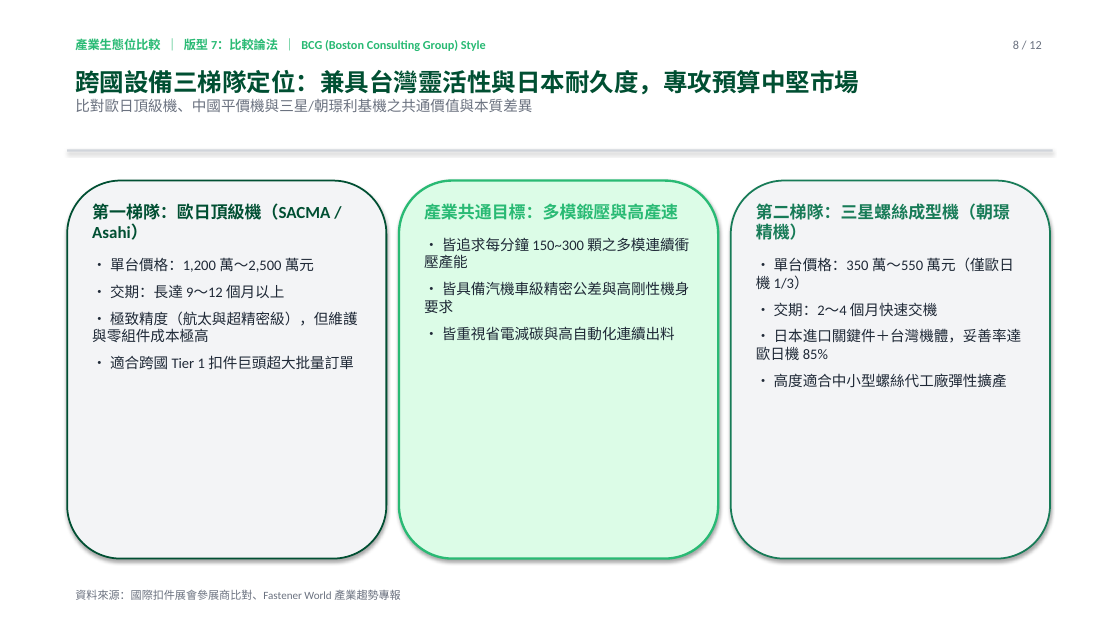
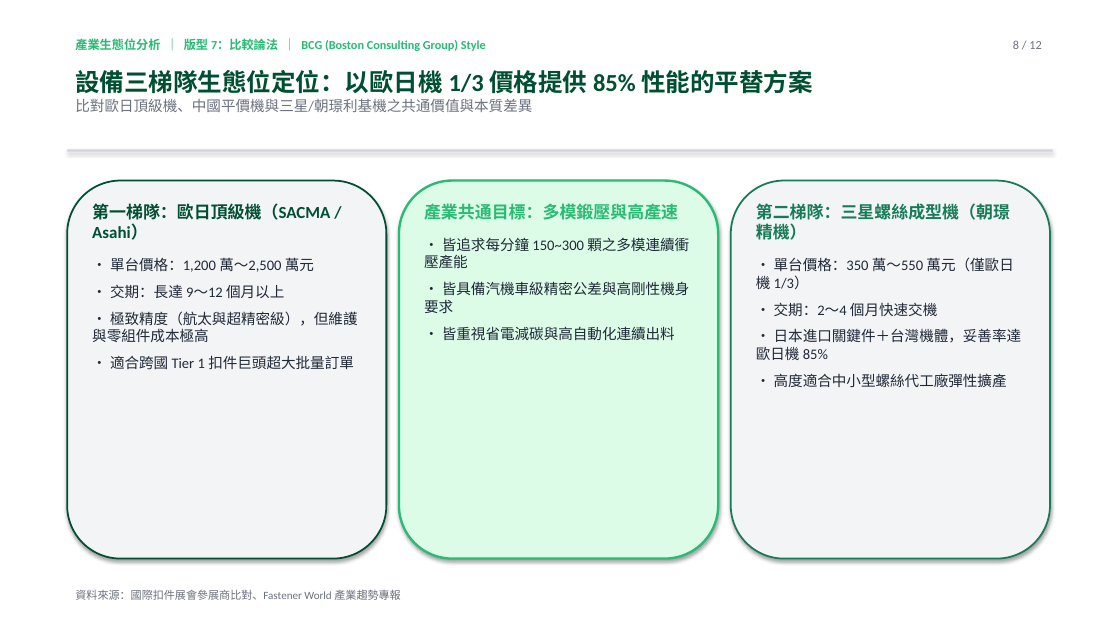
Before and after one commit to davidyeh51/bd-intel-portal, a slide deck: slide 8 of sansing_consulting_deck.pptx. Drawn at 1120x630 pixels with LibreOffice and Linux fonts; fonts in the diff are those of the drawing. Boxes give left, top, right and bottom in pixels: in the first picture for what was removed or moved away, otherwise in the second. Text is boxed around its words. In the diff, an @@ line names an element or a change of style, - is before the commit and + after.

```diff
--- a/sansing_consulting_deck.pptx
+++ b/sansing_consulting_deck.pptx
@@ text at (75,37,486,54): text changed @@
-產業生態位比較 ｜ 版型 7：比較論法 ｜ BCG (Boston Consulting Group) Style
+產業生態位分析 ｜ 版型 7：比較論法 ｜ BCG (Boston Consulting Group) Style
@@ text at (75,70,813,94): text changed @@
-跨國設備三梯隊定位：兼具台灣靈活性與日本耐久度，專攻預算中堅市場
+設備三梯隊生態位定位：以歐日機 1/3 價格提供 85% 性能的平替方案
```
Also in this commit, not shown: 10 other slides changed, 1 slide added, 1 slide removed, 3 other files.
